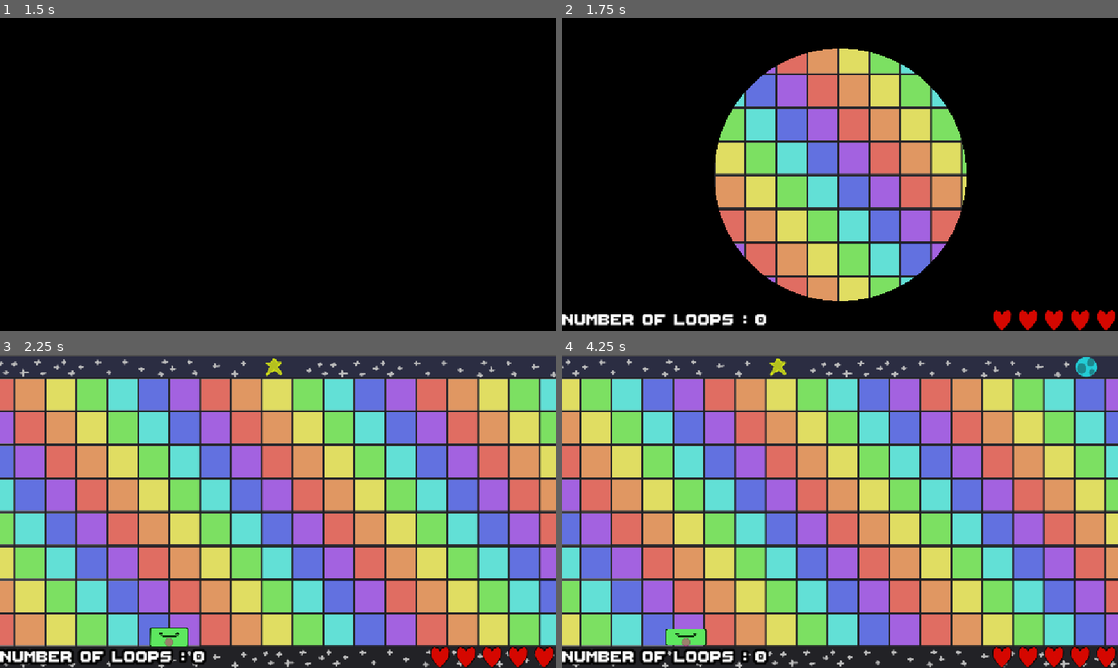
Above: before the commit, frames 1-4 (two rows, left to right).
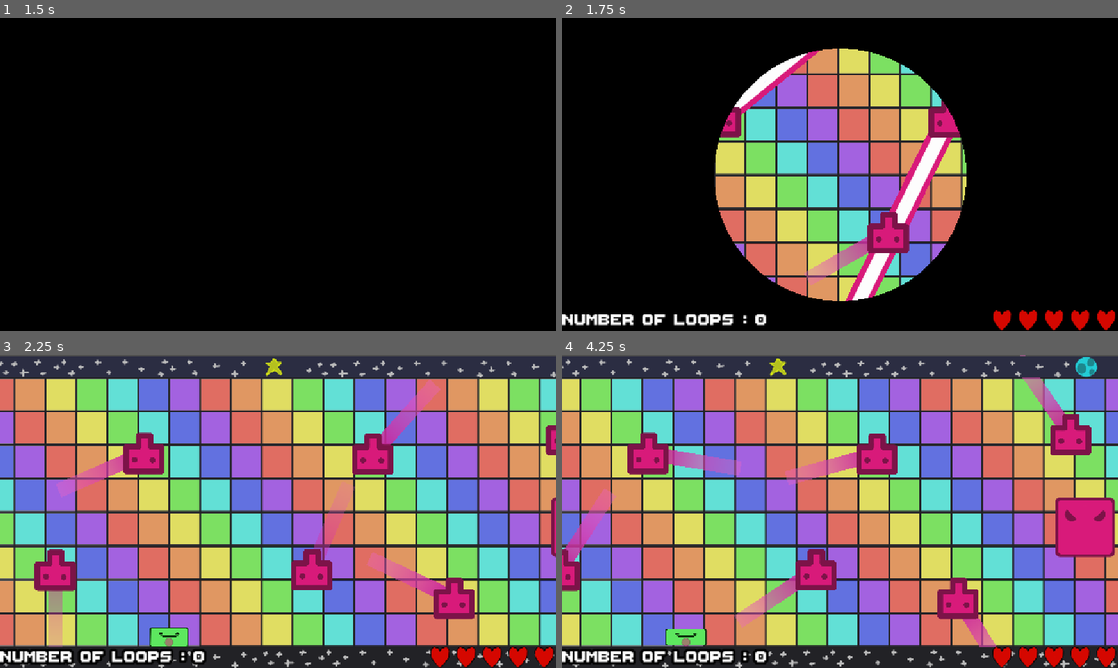
Above: after the commit, the same moments.

Repository: les-brows/la-boucle-musicale
Game: Godot game, scene res://Levels/MainMenu/MainMenu.tscn
Two runs of this game, one before a commit and one after it. Both use one fixed random seed, a clock stepped at 60 frames per second and the inputs below. Sound files missing from this copy of the repository are replaced by a short silence.
Inputs (mouse positions are in pixels of both pictures, inside the frame that each line leads up to):
- Up to frame 1 (1.5 s): tap Enter (ui_accept) at 0.5, 0.77 s; move the mouse to (400, 158) at 0.52 s; hold D (player1_right) 0.53-1.28 s; tap Shift (player1_dash) at 0.6 s; move the mouse to (166, 190) at 1.27 s; hold S (player1_down) from 1.28 s (still down); right-click (166, 190) at 1.35 s
- Up to frame 2 (1.75 s): keep holding S (player1_down); tap Enter (ui_accept) at 1.52 s
- Up to frame 3 (2.25 s): move the mouse to (333, 442) at 2.02 s; release S (player1_down) at 2.03 s; hold D (player1_right) from 2.03 s (still down); tap Shift (player1_dash) at 2.1 s
- Up to frame 4 (4.25 s): move the mouse to (812, 574) at 2.77 s; release D (player1_right) at 2.78 s; hold O (player1_shoot_up) 2.78-3.53 s; right-click (812, 574) at 2.85 s; tap Enter (ui_accept) at 3.02, 3.77 s; move the mouse to (1006, 558) at 3.52 s; hold A (player1_left) from 3.53 s (still down); tap Shift (player1_dash) at 3.6 s

Frame 1 is identical in both runs. In frame 2, 4.9% of the frame differs, in the area x 28-72%, y 10-91%; in frame 3, 7.2%; in frame 4, 9.6%, in the area x 0-100%, y 0-94%.

Commit message:
fix laser

Diff:
--- a/Objects/Enemies/laser.gd
+++ b/Objects/Enemies/laser.gd
@@ -107,9 +107,9 @@
 	sprite_bullet.scale.y= size_laser_y/250
 
 	var collision_shape_bullet =laser_projectile.find_child("CollisionShape2D")
-	collision_shape_bullet.scale.y= Globals.BULLET_SIZE_MULT_ENEMY
+	collision_shape_bullet.scale.x= Globals.BULLET_SIZE_MULT_ENEMY
 	collision_shape_bullet.scale.y= size_laser_y/250
-
+	collision_shape_bullet.position.x= ( size_laser_y-250)/2.0 +125+50
 
 
 	# May be used when ennemies move
--- a/globals.gd
+++ b/globals.gd
@@ -38,7 +38,7 @@
 const MELODY_MAX_LEVEL = 2
 const BULLET_SPREAD_MAX_LEVEL = 2
 
-const INITIAL_LOOP_COUNT: int = 0
+const INITIAL_LOOP_COUNT: int = 5
 var LOOP_COUNT: int = INITIAL_LOOP_COUNT
 
 var COOLDOWN_DASH=2
@@ -57,7 +57,7 @@
 var BULLET_SIZE_MULT_PLAYER :float =1
 var BULLET_SIZE_MULT_ENEMY :float =1
 var NB_BULLET_PLAYER = 2
-var MELODY_LEVEL = 1
+var MELODY_LEVEL = 0
 var LUCK_DODGE :int = 0
 
 const NB_LEVEL_INFINITE = 2
